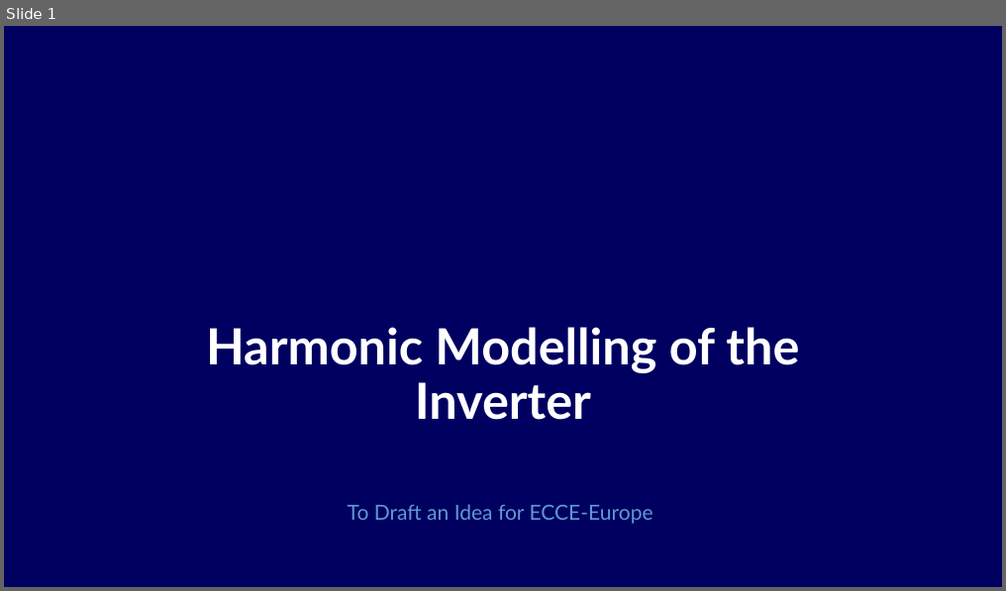
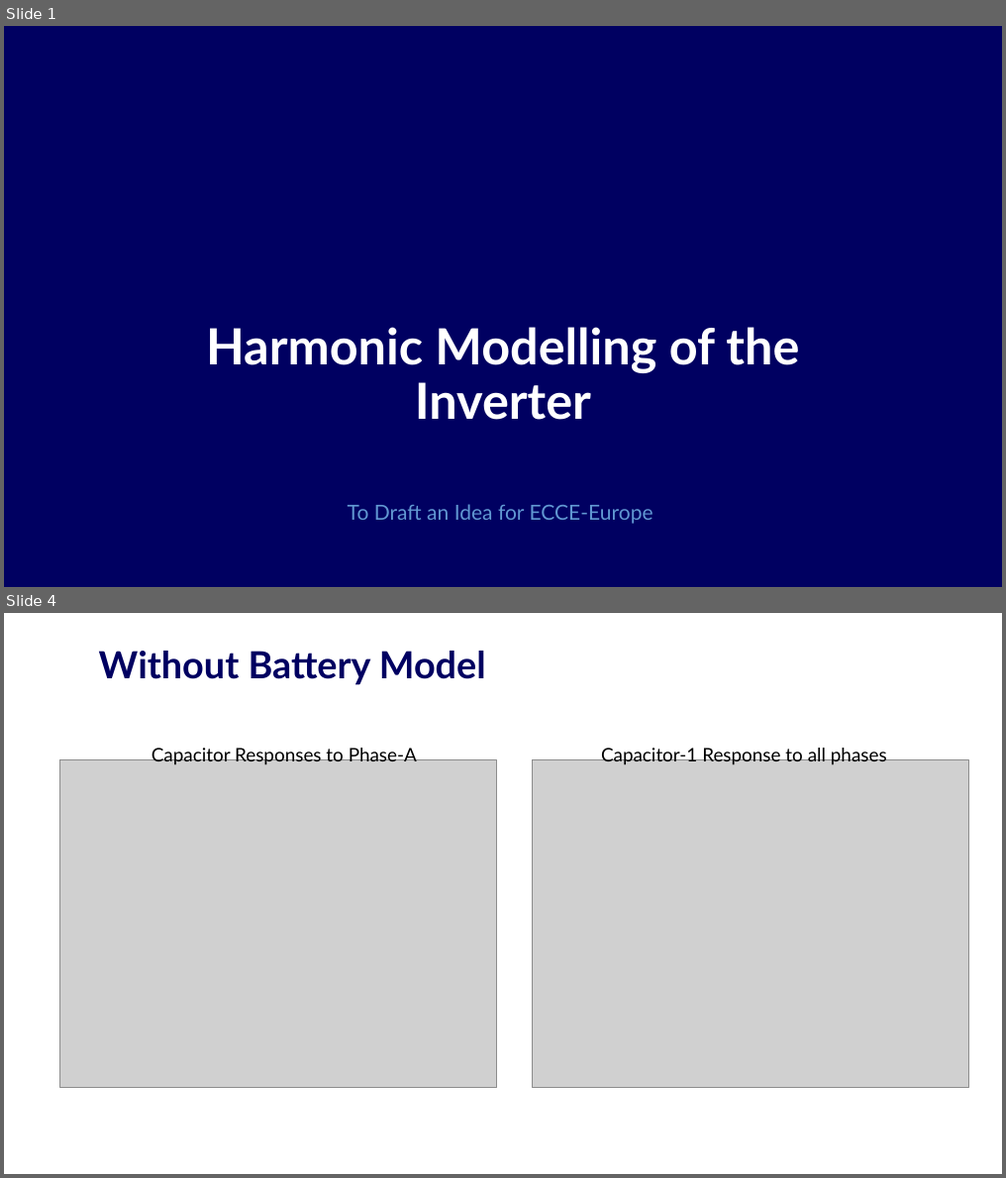
Before and after one commit to EnesAyaz/KTH, a slide deck: Weekly-Reports/HarmonicModellingOfInverter.pptx. Shown one above the other, each under a label of ours: slide 1 before the commit, slides 1 and 4 after it; the slides between them are not shown. The pictures are 1006x591 and 1006x1178 pixels, drawn with LibreOffice and Linux fonts; fonts in the diff are those of the drawing; grey boxes stand for pictures; background and template pictures are left out. Boxes give left, top, right and bottom in pixels: in the first picture for what was removed or moved away, otherwise in the second. Text is boxed around its words. In the diff, an @@ line names an element or a change of style, - is before the commit and + after.

Commit message:
weekly reports on harmonic model of the inverter

```diff
--- a/Weekly-Reports/HarmonicModellingOfInverter.pptx
+++ b/Weekly-Reports/HarmonicModellingOfInverter.pptx
@@ slide 4 added at <box>4,613,1002,1174</box>, background #FFFFFF @@
@@ title added at <box>99,651,486,685</box>, 36 pt, text #000061, bold @@
+Without Battery Model
@@ picture added at <box>60,761,497,1088</box> @@
@@ text added at <box>152,746,417,765</box>, 18 pt, text #000000 @@
+Capacitor Responses to Phase-A
@@ picture added at <box>533,761,969,1088</box> @@
@@ text added at <box>601,746,887,765</box>, 18 pt, text #000000 @@
+Capacitor-1 Response to all phases
```
Also in this commit, not shown: 5 slides changed, 1 other slide added, 18 other files.
